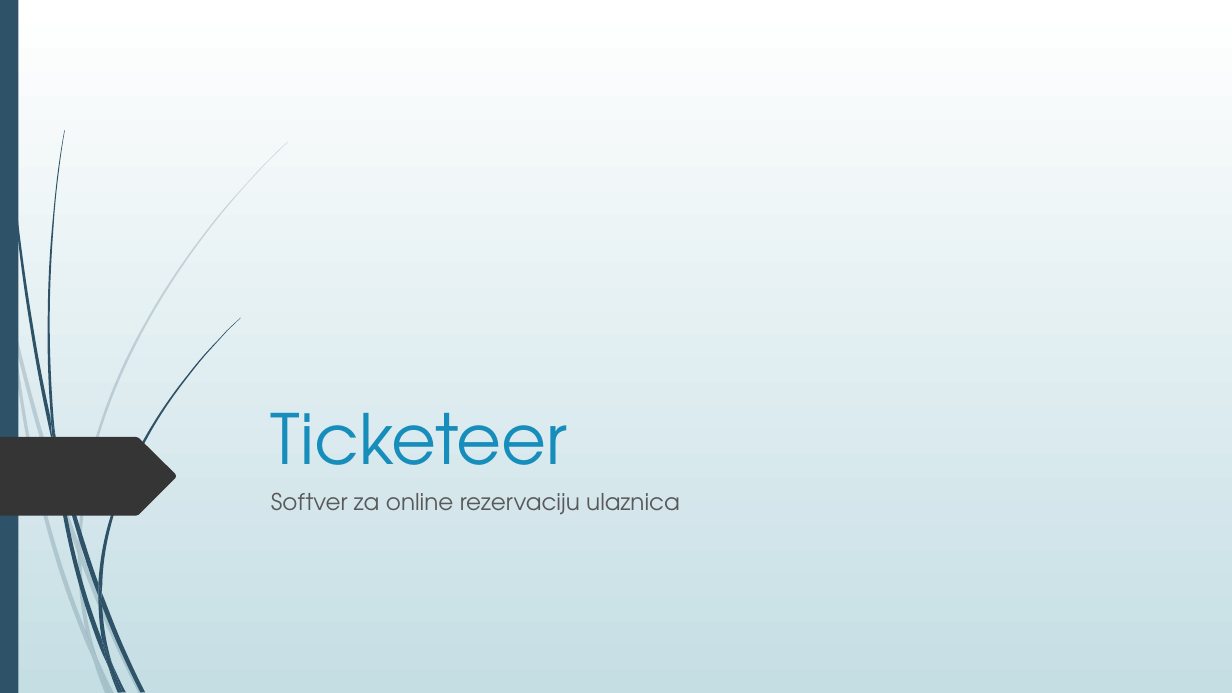
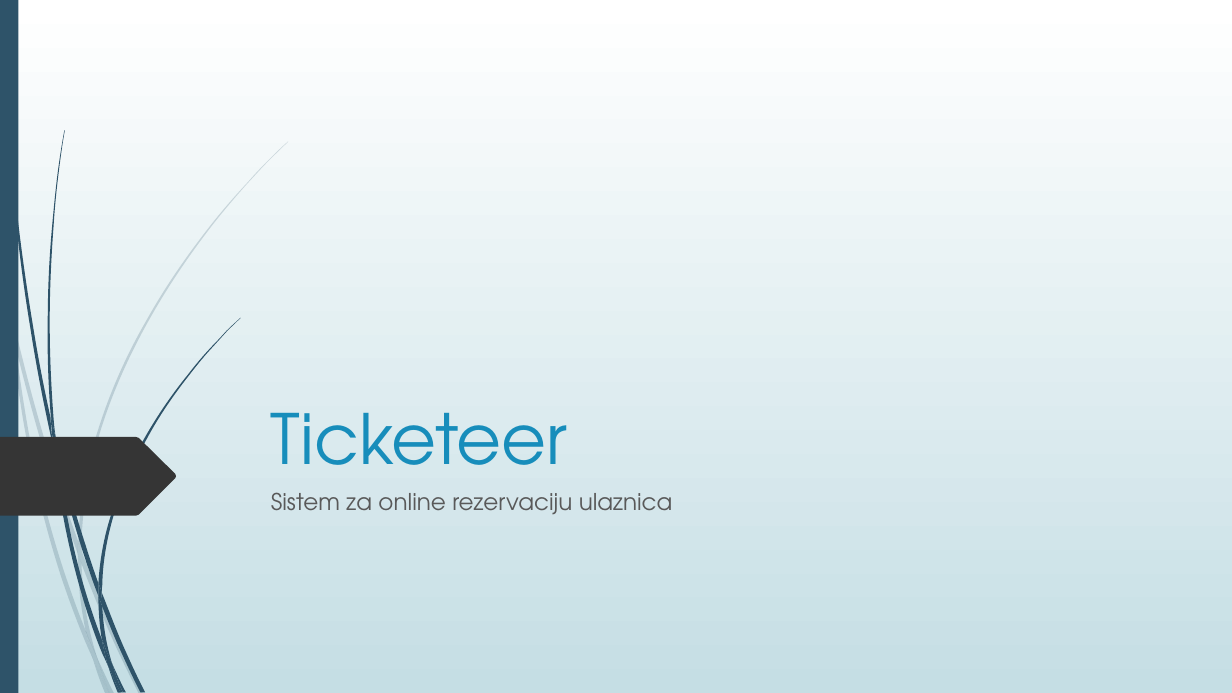
Before and after one commit to BNikola/ticketeer_old, a slide deck: slide 1 of Ticketeer.pptx. Drawn at 1232x693 pixels with LibreOffice and Linux fonts; fonts in the diff are those of the drawing. Boxes give left, top, right and bottom in pixels: in the first picture for what was removed or moved away, otherwise in the second. Text is boxed around its words. In the diff, an @@ line names an element or a change of style, - is before the commit and + after.

```diff
--- a/Ticketeer.pptx
+++ b/Ticketeer.pptx
@@ subtitle at (271, 492, 673, 514): text changed @@
-Softver za online rezervaciju ulaznica
+Sistem za online rezervaciju ulaznica
```
Also in this commit, not shown: 5 other slides changed, 11 slides added, 1 slide removed, 2 other files.
